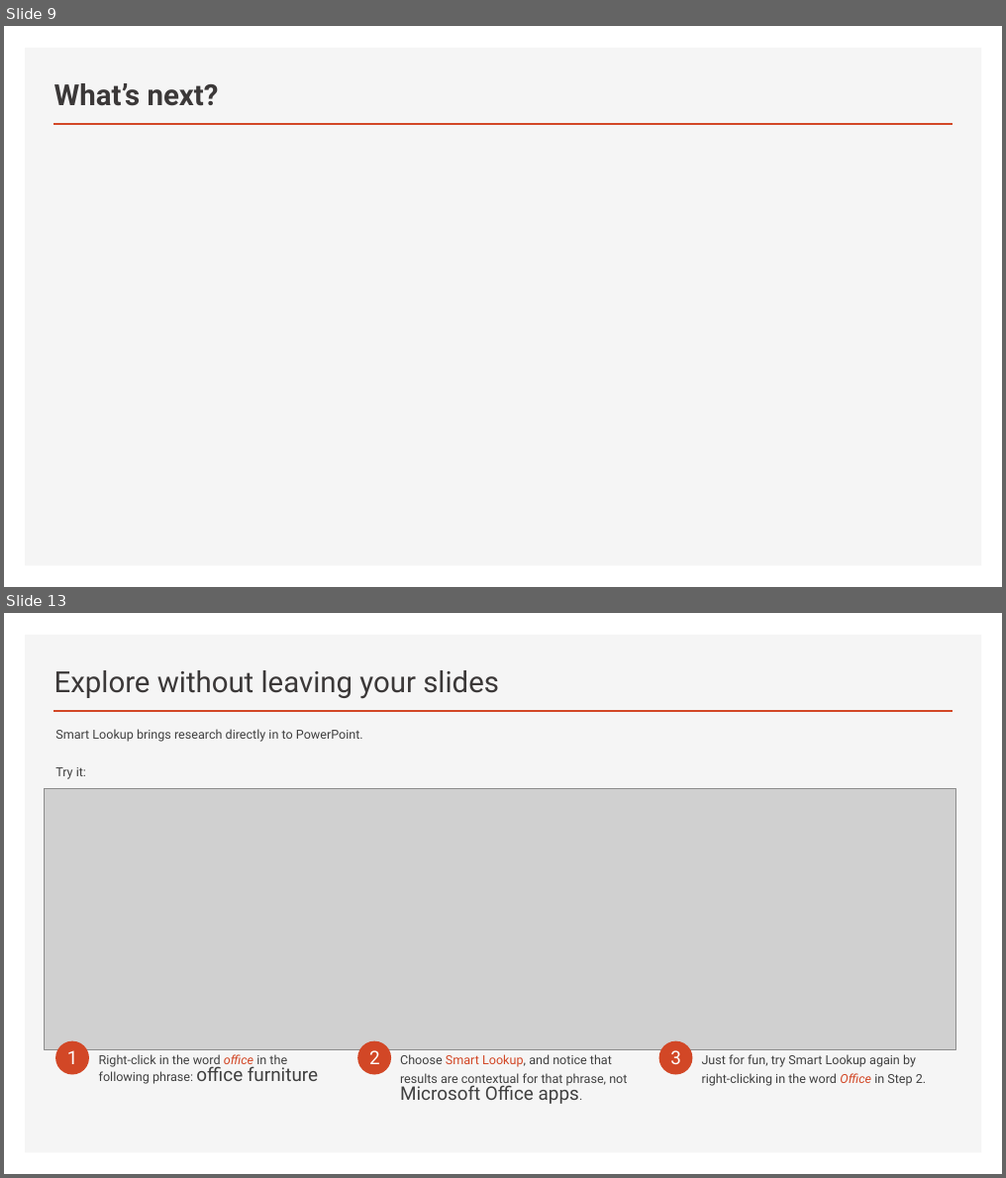
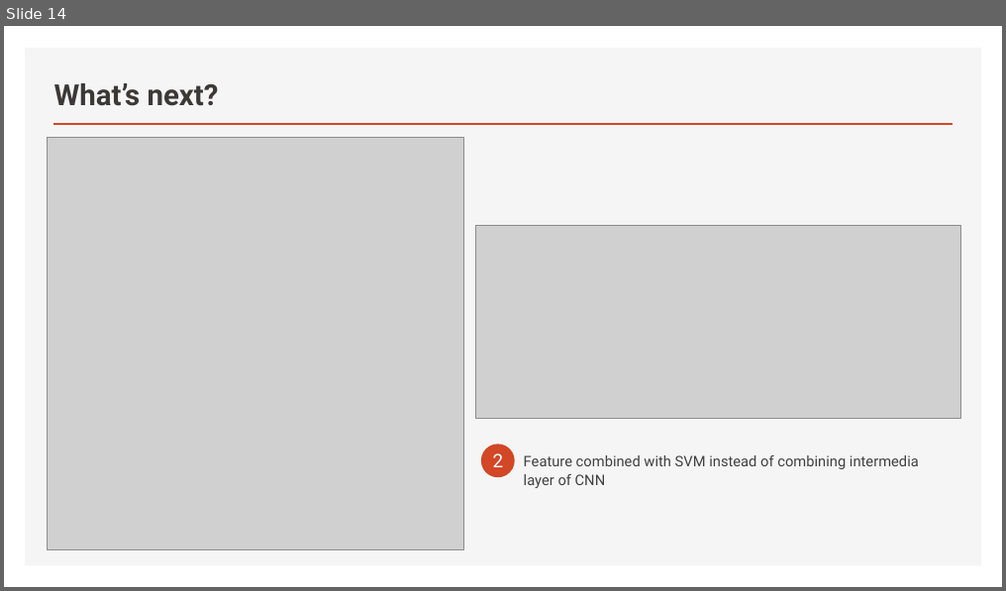
Before and after one commit to truongphucanh/material-classification, a slide deck: summary/slides/main.pptx. Shown one above the other, each under a label of ours: slides 9 and 13 before the commit, slide 14 after it; the slides between them are not shown. The pictures are 1006x1178 and 1006x591 pixels, drawn with LibreOffice and Linux fonts; fonts in the diff are those of the drawing; grey boxes stand for pictures. Boxes give left, top, right and bottom in pixels: in the first picture for what was removed or moved away, otherwise in the second. Text is boxed around its words. In the diff, an @@ line names an element or a change of style, - is before the commit and + after.

```diff
--- a/summary/slides/main.pptx
+++ b/summary/slides/main.pptx
@@ slide 13 removed at (4,613,1002,1174), background #1F1F1F; not listed: 2 template elements that a slide beside it also shows @@
@@ title removed at (54,670,499,699) @@
-Explore without leaving your slides
@@ text removed at (55,729,363,779) @@
-Smart Lookup brings research directly in to PowerPoint.
-Try it:
@@ picture removed at (45,789,955,1051) @@
@@ ellipse removed at (55,1042,89,1075) @@
@@ text removed at (67,1051,78,1064) @@
-1
@@ text removed at (99,1055,318,1084) @@
-Right-click in the word office in the following phrase: office furniture
@@ ellipse removed at (358,1042,392,1075) @@
@@ text removed at (369,1051,380,1064) @@
-2
@@ text removed at (400,1055,627,1104) @@
-Choose Smart Lookup, and notice that results are contextual for that phrase, not Microsoft Office apps.
@@ ellipse removed at (659,1042,693,1075) @@
@@ text removed at (670,1051,681,1064) @@
-3
@@ text removed at (702,1055,926,1086) @@
-Just for fun, try Smart Lookup again by right-clicking in the word Office in Step 2.
@@ what was slide 9 is now slide 14 @@
@@ slide 14 changed as well @@
@@ background #1F1F1F to #FFFFFF @@
@@ picture added at (47,137,463,551) @@
@@ picture added at (475,226,961,418) @@
@@ ellipse added at (481,445,515,478), fill #D24726 @@
@@ text added at (493,454,504,468), 18 pt, text #FFFFFF @@
+2
@@ text added at (524,456,919,488), 14 pt, text #404040 @@
+Feature combined with SVM instead of combining intermedia layer of CNN
```
Also in this commit, not shown: 11 other slides changed, 5 slides added, 3 other slides removed.
